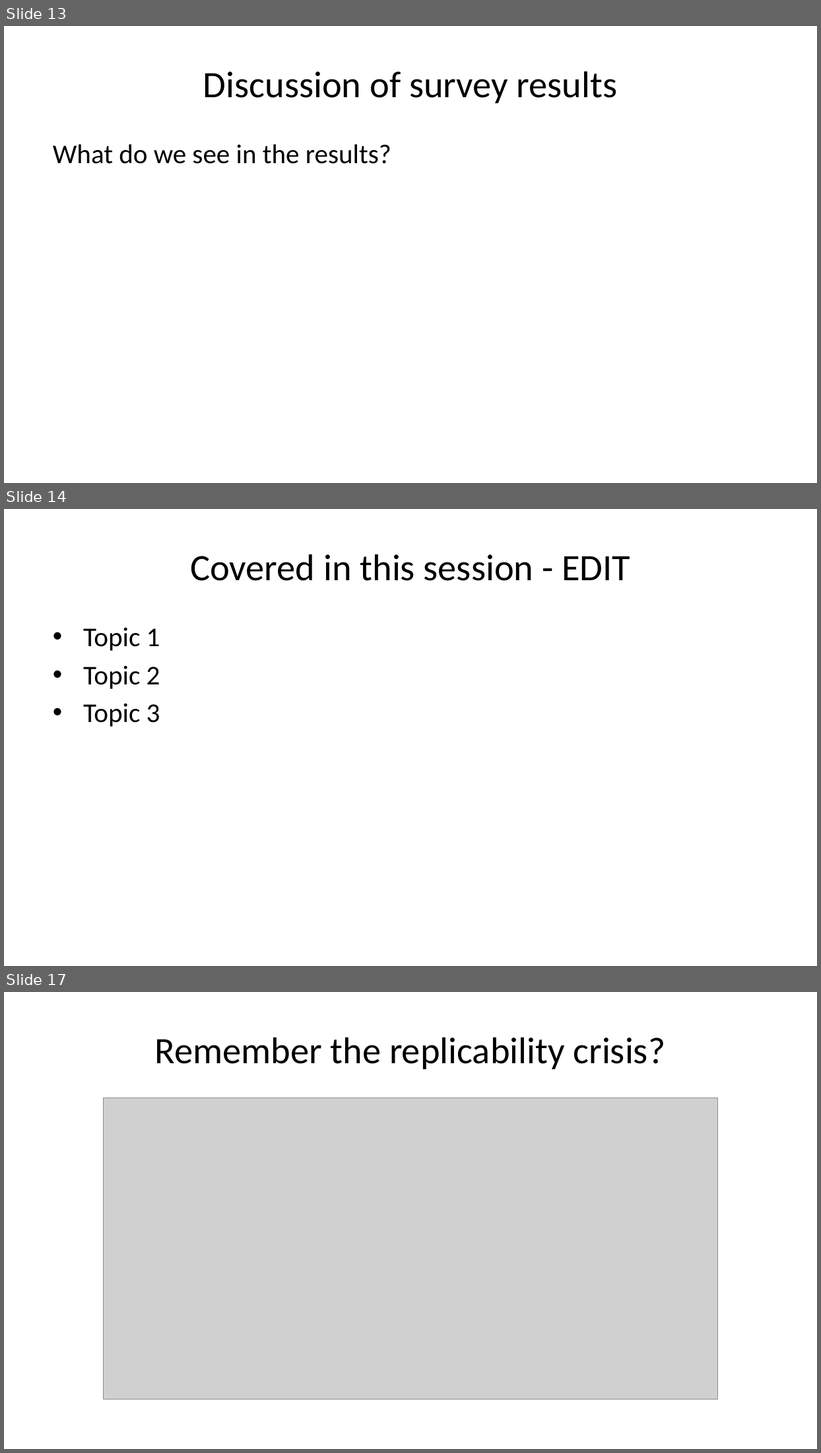
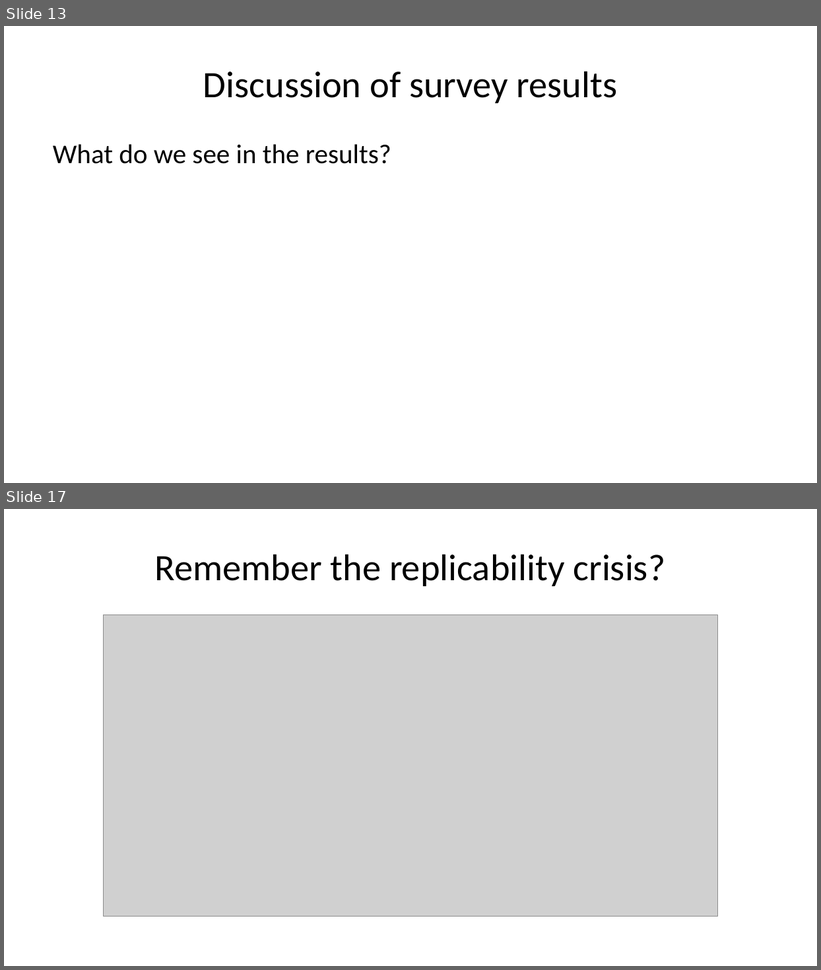
Before and after one commit to lmu-osc/train-the-trainer-student-track-OS, a slide deck: materials/OS-M1/OS-M1-S2-Credibility/OS-M1-S2-Credibility-slides.pptx. Shown one above the other, each under a label of ours: slides 13, 14 and 17 before the commit, slides 13 and 17 after it; the slides between them are not shown. The pictures are 821x1453 and 821x970 pixels, drawn with LibreOffice and Linux fonts; fonts in the diff are those of the drawing; grey boxes stand for pictures. Boxes give left, top, right and bottom in pixels: in the first picture for what was removed or moved away, otherwise in the second. Text is boxed around its words. In the diff, an @@ line names an element or a change of style, - is before the commit and + after.

```diff
--- a/materials/OS-M1/OS-M1-S2-Credibility/OS-M1-S2-Credibility-slides.pptx
+++ b/materials/OS-M1/OS-M1-S2-Credibility/OS-M1-S2-Credibility-slides.pptx
@@ slide 14 removed at [4,509,817,966], background #FFFFFF @@
@@ title removed at [190,554,630,581] @@
-Covered in this session - EDIT
@@ text removed at [83,627,160,727] @@
-• Topic 1
-• Topic 2
-• Topic 3
```
Also in this commit, not shown: 3 slides changed, 4 slides added, 2 other slides removed, 28 other files.
